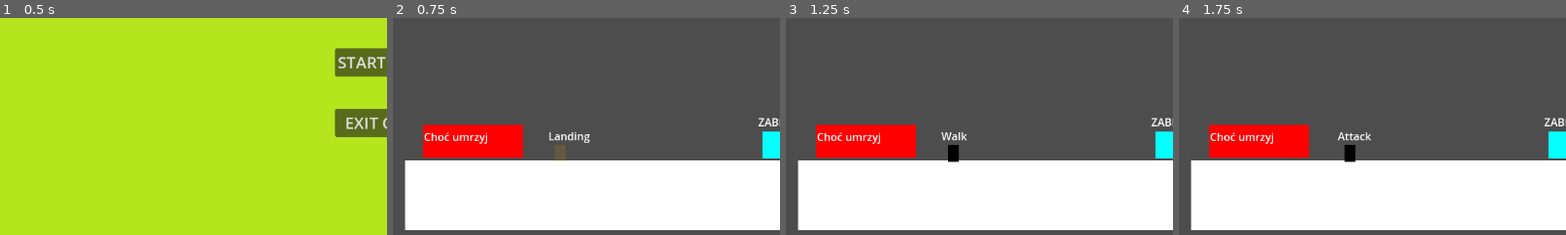
Above: before the commit, frames 1-4 (left to right).
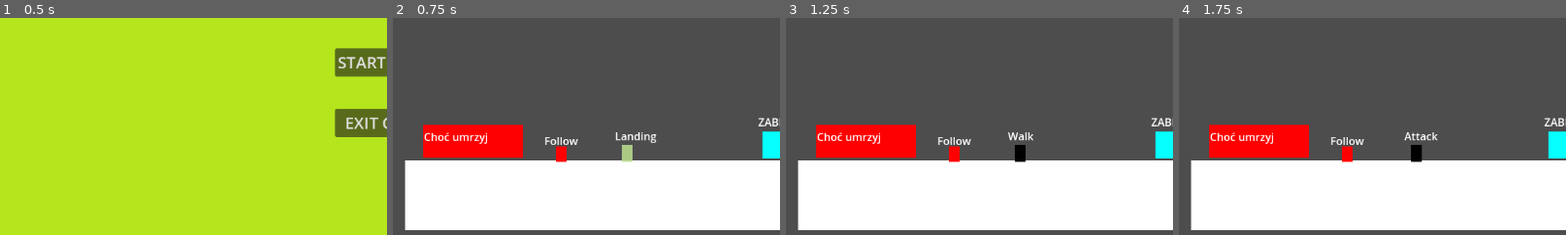
Above: after the commit, the same moments.

Repository: JohnnyArachnid/GameJam2024
Game: Godot game, scene res://nodes/main/main.tscn
The game is run twice, just before and just after one commit, with the same random seed, the same clock (stepped at 60 frames per second) and the same inputs.
Inputs (mouse positions are % of the whole screen's width and height, from its top left):
- Up to frame 1 (0.5 s): no input
- Up to frame 2 (0.75 s): click "START GAME" at 0.5 s
- Up to frame 3 (1.25 s): no input
- Up to frame 4 (1.75 s): move the mouse to (72, 45) at 1.27 s; press the mouse at (72, 45) at 1.28 s; hold D (move_right) from 1.28 s (still down); tap Space (jump) at 1.52 s
The pictures show only the part of the screen within x 0-50%, y 50-100%; the shares and areas given below are measured in that part.

Frame 1 is identical in both runs. In frame 2, 1.0% of the frame differs, in the area x 39-69%, y 52-67%; in frame 3, 0.9%; in frame 4, 1.0%.

Commit message:
work on enemy

Diff:
--- a/nodes/game/CSM/CSM.gd
+++ b/nodes/game/CSM/CSM.gd
@@ -22,7 +22,7 @@
 			push_warning("Child " + child.name + " is not a State for CharacterStateMachine")
 
 func _physics_process(delta):
-	if(current_state.next_state != null):
+	if current_state.next_state != null :
 		switch_states(current_state.next_state)
 
 	current_state.state_process(delta)
--- /dev/null
+++ b/nodes/game/enemy/Air.gd
@@ -0,0 +1,10 @@
+extends State
+
+class_name EnemyAir
+
+@export var ground_state : State
+
+
+func state_process(delta):
+	if(character.is_on_floor()):
+		next_state = ground_state
--- /dev/null
+++ b/nodes/game/enemy/Attack.gd
@@ -0,0 +1,8 @@
+extends State
+
+class_name EnemyAttack
+
+@export var ground_state : State
+
+func attack_finished():
+	next_state = ground_state
--- /dev/null
+++ b/nodes/game/enemy/CharacterStateMachine.gd
@@ -0,0 +1,3 @@
+extends CSM
+
+class_name EnemyCSM
--- /dev/null
+++ b/nodes/game/enemy/Death.gd
@@ -0,0 +1,21 @@
+extends State
+
+class_name EnemyDeath
+
+# kill me
+@onready var char : CharacterBody2D = $"../.."
+
+@export var death_anim_name : String = "Death"
+
+func _ready():
+	char.die.connect(dying)
+
+func dying():
+	emit_signal("interrupt_state", self)
+	playback.travel(death_anim_name)
+	character.is_dead = true
+	character.velocity = Vector2.ZERO
+
+func dead():
+	# kill me v2
+	get_parent().get_parent().queue_free()
--- /dev/null
+++ b/nodes/game/enemy/Detection.gd
@@ -0,0 +1 @@
+extends Area2D
--- /dev/null
+++ b/nodes/game/enemy/Follow.gd
@@ -0,0 +1,29 @@
+extends State
+
+class_name EnemyFollow
+
+@export var falling_animation : String = "Air"
+@export var air_state : State
+@export var ground_state : State
+
+var target : CharacterBody2D
+
+func state_process(_delta):
+	if not character.is_on_floor():
+		playback.travel(falling_animation)
+		next_state = air_state
+	else:
+		var dire = character.global_position.direction_to(target.global_position)
+		var distance = character.global_position.distance_to(target.global_position)
+		if distance - character.FOLLOW_OFFSET > character.ATTACK_MIN_DISTANCE or distance + character.FOLLOW_OFFSET < character.ATTACK_MIN_DISTANCE:
+			pass
+		elif distance > character.FOLLOW_MAX_DISTANCE:
+			next_state = ground_state
+		else:
+			character.velocity.x = dire.x * character.FOLLOW_SPEED
+			character.to_be_flipped.scale.x = character.scale.x * sign(dire.x)
+
+func _on_detection_body_entered(body):
+	if body.name == "player":
+		target = body
+		emit_signal("interrupt_state", self)
--- /dev/null
+++ b/nodes/game/enemy/Walk.gd
@@ -0,0 +1,28 @@
+extends State
+
+class_name EnemyWalk
+
+@export var walk_animation_name : String = "Walk"
+@export var falling_animation : String = "Air"
+@export var air_state : State
+@export var attack_state : State
+@export var attack_node : String = "Attack"
+
+func on_enter():
+	playback.travel(walk_animation_name)
+
+func state_process(_delta):
+	if not character.is_on_floor():
+		playback.travel(falling_animation)
+		next_state = air_state
+	else:
+		character.velocity.x = character.direction * character.WALK_SPEED
+		character.to_be_flipped.scale.x = character.scale.x * character.direction
+
+func attack():
+	next_state = attack_state
+	playback.travel(attack_node)
+
+
+func _on_timer_timeout():
+	character.direction = 1 if character.rand.randf() >= 0.5 else -1
--- /dev/null
+++ b/nodes/game/enemy/Weapon.gd
@@ -0,0 +1 @@
+extends Area2D
--- /dev/null
+++ b/nodes/game/enemy/enemy.gd
@@ -0,0 +1,42 @@
+extends CharacterBody2D
+
+signal die
+
+const WALK_SPEED = 100.0
+const FOLLOW_SPEED = 200.0
+const ATTACK_MIN_DISTANCE = 50
+const FOLLOW_MAX_DISTANCE = 300
+const FOLLOW_OFFSET = 20
+
+@export var character_state_machine : CSM
+@export var floorDetect: RayCast2D
+@export var wallDetect : RayCast2D
+@export var to_be_flipped : Node2D
+
+var gravity = ProjectSettings.get_setting("physics/2d/default_gravity")
+
+var direction : int = 1
+
+var is_dead = false
+var rand : RandomNumberGenerator = RandomNumberGenerator.new()
+
+# DEBUG WYJEB KIEDYŚ
+@onready var debug_state_label : Label = $DEBUG_STATE_LABEL
+
+func _ready():
+	rand.randomize()
+
+func _physics_process(delta):
+	#if character_state_machine.current_state is EnemyWalk and (not floorDetect.is_colliding() or wallDetect.is_colliding()):
+		#direction *= -1
+
+	if not is_on_floor():
+		velocity.y += gravity * delta
+
+	move_and_slide()
+
+	# DEBUG WYJEB KIEDYŚ
+	debug_state_label.text = character_state_machine.current_state.name
+
+func kill():
+	emit_signal("die")
--- /dev/null
+++ b/nodes/game/enemy/enemy.tscn
@@ -0,0 +1,190 @@
+[gd_scene load_steps=28 format=3 uid="uid://ctk6d6jftuli"]
+
+[ext_resource type="Script" path="res://nodes/game/enemy/enemy.gd" id="1_3e0gm"]
+[ext_resource type="Script" path="res://nodes/game/enemy/Weapon.gd" id="2_ohuto"]
+[ext_resource type="Script" path="res://nodes/game/enemy/CharacterStateMachine.gd" id="4_wumq1"]
+[ext_resource type="Script" path="res://nodes/game/enemy/Walk.gd" id="5_erox1"]
+[ext_resource type="Script" path="res://nodes/game/enemy/Follow.gd" id="6_btcq5"]
+[ext_resource type="Script" path="res://nodes/game/enemy/Death.gd" id="7_k8gxj"]
+[ext_resource type="Script" path="res://nodes/game/enemy/Attack.gd" id="8_n0xue"]
+[ext_resource type="Script" path="res://nodes/game/enemy/Air.gd" id="9_78sg5"]
+
+[sub_resource type="CapsuleShape2D" id="CapsuleShape2D_77bk4"]
+radius = 8.0
+height = 22.0
+
+[sub_resource type="RectangleShape2D" id="RectangleShape2D_l0a61"]
+size = Vector2(43, 46)
+
+[sub_resource type="RectangleShape2D" id="RectangleShape2D_c1o33"]
+size = Vector2(171, 46)
+
+[sub_resource type="Animation" id="Animation_0mnuj"]
+resource_name = "Walk"
+
+[sub_resource type="Animation" id="Animation_cg20u"]
+resource_name = "Air"
+
+[sub_resource type="Animation" id="Animation_ixnka"]
+resource_name = "Attack"
+
+[sub_resource type="Animation" id="Animation_x38wa"]
+resource_name = "Death"
+length = 0.4
+tracks/0/type = "method"
+tracks/0/imported = false
+tracks/0/enabled = true
+tracks/0/path = NodePath("CharacterStateMachine/Death")
+tracks/0/interp = 1
+tracks/0/loop_wrap = true
+tracks/0/keys = {
+"times": PackedFloat32Array(0.4),
+"transitions": PackedFloat32Array(1),
+"values": [{
+"args": [],
+"method": &"dead"
+}]
+}
+
+[sub_resource type="AnimationLibrary" id="AnimationLibrary_sbs8f"]
+_data = {
+"Air": SubResource("Animation_cg20u"),
+"Attack": SubResource("Animation_ixnka"),
+"Death": SubResource("Animation_x38wa"),
+"Walk": SubResource("Animation_0mnuj")
+}
+
+[sub_resource type="AnimationNodeAnimation" id="AnimationNodeAnimation_r7jwi"]
+animation = &"Air"
+
+[sub_resource type="AnimationNodeAnimation" id="AnimationNodeAnimation_e7pyx"]
+animation = &"Attack"
+
+[sub_resource type="AnimationNodeAnimation" id="AnimationNodeAnimation_mqphg"]
+animation = &"Death"
+
+[sub_resource type="AnimationNodeAnimation" id="AnimationNodeAnimation_ji8jj"]
+animation = &"Walk"
+
+[sub_resource type="AnimationNodeStateMachineTransition" id="AnimationNodeStateMachineTransition_mrnbc"]
+advance_mode = 2
+
+[sub_resource type="AnimationNodeStateMachineTransition" id="AnimationNodeStateMachineTransition_ffalm"]
+
+[sub_resource type="AnimationNodeStateMachineTransition" id="AnimationNodeStateMachineTransition_y1xta"]
+
+[sub_resource type="AnimationNodeStateMachineTransition" id="AnimationNodeStateMachineTransition_mnw7b"]
+
+[sub_resource type="AnimationNodeStateMachineTransition" id="AnimationNodeStateMachineTransition_bjiuf"]
+switch_mode = 2
+advance_mode = 2
+
+[sub_resource type="AnimationNodeStateMachineTransition" id="AnimationNodeStateMachineTransition_rnv8h"]
+
+[sub_resource type="AnimationNodeStateMachine" id="AnimationNodeStateMachine_207g3"]
+states/Air/node = SubResource("AnimationNodeAnimation_r7jwi")
+states/Air/position = Vector2(436, 37)
+states/Attack/node = SubResource("AnimationNodeAnimation_e7pyx")
+states/Attack/position = Vector2(436, 191)
+states/Death/node = SubResource("AnimationNodeAnimation_mqphg")
+states/Death/position = Vector2(571, 100)
+states/Walk/node = SubResource("AnimationNodeAnimation_ji8jj")
+states/Walk/position = Vector2(343, 100)
+transitions = ["Start", "Walk", SubResource("AnimationNodeStateMachineTransition_mrnbc"), "Walk", "Air", SubResource("AnimationNodeStateMachineTransition_ffalm"), "Air", "Walk", SubResource("AnimationNodeStateMachineTransition_y1xta"), "Walk", "Attack", SubResource("AnimationNodeStateMachineTransition_mnw7b"), "Attack", "Walk", SubResource("AnimationNodeStateMachineTransition_bjiuf"), "Walk", "Death", SubResource("AnimationNodeStateMachineTransition_rnv8h")]
+graph_offset = Vector2(-121, -50)
+
+[node name="enemy" type="CharacterBody2D" node_paths=PackedStringArray("character_state_machine", "floorDetect", "wallDetect", "to_be_flipped")]
+collision_layer = 12
+script = ExtResource("1_3e0gm")
+character_state_machine = NodePath("CharacterStateMachine")
+floorDetect = NodePath("Flippendo/floorDetector")
+wallDetect = NodePath("Flippendo/wallDetector")
+to_be_flipped = NodePath("Flippendo")
+
+[node name="DEBUG_STATE_LABEL" type="Label" parent="."]
+offset_left = -25.0
+offset_top = -32.0
+offset_right = 26.0
+offset_bottom = -9.0
+text = "nnnnn"
+
+[node name="CollisionShape2D" type="CollisionShape2D" parent="."]
+shape = SubResource("CapsuleShape2D_77bk4")
+
+[node name="ColorRect" type="ColorRect" parent="."]
+offset_left = -8.0
+offset_top = -12.0
+offset_right = 8.0
+offset_bottom = 11.0
+color = Color(1, 0, 0, 1)
+
+[node name="Flippendo" type="Node2D" parent="."]
+
+[node name="Weapon" type="Area2D" parent="Flippendo"]
+collision_layer = 0
+collision_mask = 2
+script = ExtResource("2_ohuto")
+
+[node name="CollisionShape2D" type="CollisionShape2D" parent="Flippendo/Weapon"]
+position = Vector2(13.5, -12)
+shape = SubResource("RectangleShape2D_l0a61")
+
+[node name="Detection" type="Area2D" parent="Flippendo"]
+collision_layer = 0
+collision_mask = 2
+
+[node name="CollisionShape2D" type="CollisionShape2D" parent="Flippendo/Detection"]
+position = Vector2(77.5, -12)
+shape = SubResource("RectangleShape2D_c1o33")
+
+[node name="floorDetector" type="RayCast2D" parent="Flippendo"]
+target_position = Vector2(20, 12)
+
+[node name="wallDetector" type="RayCast2D" parent="Flippendo"]
+target_position = Vector2(20, 0)
+
+[node name="AnimationPlayer" type="AnimationPlayer" parent="."]
+libraries = {
+"": SubResource("AnimationLibrary_sbs8f")
+}
+
+[node name="AnimationTree" type="AnimationTree" parent="."]
+libraries = {
+"": SubResource("AnimationLibrary_sbs8f")
+}
+tree_root = SubResource("AnimationNodeStateMachine_207g3")
+anim_player = NodePath("../AnimationPlayer")
+
+[node name="CharacterStateMachine" type="Node" parent="." node_paths=PackedStringArray("character", "animation_tree", "current_state")]
+script = ExtResource("4_wumq1")
+character = NodePath("..")
+animation_tree = NodePath("../AnimationTree")
+current_state = NodePath("Walk")
+
+[node name="Walk" type="Node" parent="CharacterStateMachine" node_paths=PackedStringArray("air_state", "attack_state")]
+script = ExtResource("5_erox1")
+air_state = NodePath("../Air")
+attack_state = NodePath("../Attack")
+
+[node name="Timer" type="Timer" parent="CharacterStateMachine/Walk"]
+wait_time = 0.3
+autostart = true
+
+[node name="Air" type="Node" parent="CharacterStateMachine" node_paths=PackedStringArray("ground_state")]
+script = ExtResource("9_78sg5")
+ground_state = NodePath("../Walk")
+
+[node name="Follow" type="Node" parent="CharacterStateMachine"]
+script = ExtResource("6_btcq5")
+
+[node name="Death" type="Node" parent="CharacterStateMachine"]
+script = ExtResource("7_k8gxj")
+can_move = false
+
+[node name="Attack" type="Node" parent="CharacterStateMachine" node_paths=PackedStringArray("ground_state")]
+script = ExtResource("8_n0xue")
+ground_state = NodePath("../Walk")
+can_move = false
+
+[connection signal="body_entered" from="Flippendo/Detection" to="CharacterStateMachine/Follow" method="_on_detection_body_entered"]
+[connection signal="timeout" from="CharacterStateMachine/Walk/Timer" to="CharacterStateMachine/Walk" method="_on_timer_timeout"]
--- a/nodes/game/game.tscn
+++ b/nodes/game/game.tscn
@@ -14,7 +14,7 @@
 
 [node name="player" parent="." instance=ExtResource("3_syob8")]
 light_mask = 2
-position = Vector2(249, 512)
+position = Vector2(348, 521)
 
 [node name="BlackHole" parent="." instance=ExtResource("4_gwnpj")]
 position = Vector2(840, 475)
--- a/nodes/game/lvl/lvl.tscn
+++ b/nodes/game/lvl/lvl.tscn
@@ -1,7 +1,8 @@
-[gd_scene load_steps=4 format=3 uid="uid://cn4xvx1eaogcf"]
+[gd_scene load_steps=5 format=3 uid="uid://cn4xvx1eaogcf"]
 
 [ext_resource type="PackedScene" uid="uid://b0u0c27i7rr37" path="res://nodes/game/lvl_elems/śmierć.tscn" id="1_07mt8"]
 [ext_resource type="PackedScene" uid="uid://cad0p634577l3" path="res://nodes/game/lvl_elems/do_trafienia.tscn" id="2_bbxjc"]
+[ext_resource type="PackedScene" uid="uid://ctk6d6jftuli" path="res://nodes/game/enemy/enemy.tscn" id="3_a6dqw"]
 
 [sub_resource type="RectangleShape2D" id="RectangleShape2D_y8n0r"]
 size = Vector2(1062, 103)
@@ -24,3 +25,6 @@
 collision_mask = 2
 
 [node name="DoTrafienia" parent="." instance=ExtResource("2_bbxjc")]
+
+[node name="bijNiemca" parent="." instance=ExtResource("3_a6dqw")]
+position = Vector2(233, 407)
--- a/nodes/game/player/player.gd
+++ b/nodes/game/player/player.gd
@@ -31,7 +31,7 @@
 			velocity.x = move_toward(velocity.x, 0, SPEED)
 
 		if direction != 0:
-			to_be_flipped.set_scale(Vector2(scale.x * direction, scale.y))
+			to_be_flipped.set_scale(Vector2(abs(scale.x) * direction, scale.y))
 
 	move_and_slide()
 
--- a/nodes/game/player/player.tscn
+++ b/nodes/game/player/player.tscn
@@ -140,9 +140,6 @@
 [sub_resource type="AnimationNodeAnimation" id="AnimationNodeAnimation_j1xrs"]
 animation = &"Falling"
 
-[sub_resource type="AnimationNodeAnimation" id="AnimationNodeAnimation_iaaad"]
-animation = &"Hit"
-
 [sub_resource type="AnimationNodeAnimation" id="AnimationNodeAnimation_7ur8d"]
 animation = &"JumpStart"
 
@@ -170,12 +167,6 @@
 switch_mode = 2
 advance_mode = 2
 
-[sub_resource type="AnimationNodeStateMachineTransition" id="AnimationNodeStateMachineTransition_s6vc4"]
-
-[sub_resource type="AnimationNodeStateMachineTransition" id="AnimationNodeStateMachineTransition_jrce2"]
-
-[sub_resource type="AnimationNodeStateMachineTransition" id="AnimationNodeStateMachineTransition_627n1"]
-
 [sub_resource type="AnimationNodeStateMachineTransition" id="AnimationNodeStateMachineTransition_6ejjk"]
 
 [sub_resource type="AnimationNodeStateMachineTransition" id="AnimationNodeStateMachineTransition_hoq71"]
@@ -187,17 +178,17 @@
 [sub_resource type="AnimationNodeStateMachineTransition" id="AnimationNodeStateMachineTransition_cg41t"]
 
 [sub_resource type="AnimationNodeStateMachineTransition" id="AnimationNodeStateMachineTransition_xirtx"]
+
+[sub_resource type="AnimationNodeStateMachineTransition" id="AnimationNodeStateMachineTransition_nhpsk"]
 
 [sub_resource type="AnimationNodeStateMachine" id="AnimationNodeStateMachine_wuv5l"]
 states/Attack/node = SubResource("AnimationNodeAnimation_4gvh3")
 states/Attack/position = Vector2(624, 233)
 states/Death/node = SubResource("AnimationNodeAnimation_s40gc")
-states/Death/position = Vector2(890, 151)
+states/Death/position = Vector2(794, 154)
 states/End/position = Vector2(1004, 138)
 states/Falling/node = SubResource("AnimationNodeAnimation_j1xrs")
 states/Falling/position = Vector2(624, 72)
-states/Hit/node = SubResource("AnimationNodeAnimation_iaaad")
-states/Hit/position = Vector2(764, 149)
 states/Jump/node = SubResource("AnimationNodeAnimation_7ur8d")
 states/Jump/position = Vector2(456, 62)
 states/Landing/node = SubResource("AnimationNodeAnimation_i8p6h")
@@ -207,10 +198,10 @@
 states/Start/position = Vector2(230, 138)
 states/Walk/node = SubResource("AnimationNodeAnimation_synte")
 states/Walk/position = Vector2(624, 154)
-transitions = ["Start", "Walk", SubResource("AnimationNodeSt …(302 unchanged characters)… tateMachineTransition_jj8k6"), "Walk", "Hit", SubResource("AnimationNodeStateMachineTransition_s6vc4"), "Hit", "Walk", SubResource("AnimationNodeStateMachineTransition_jrce2"), "Hit", "Death", SubResource("AnimationNodeStateMachineTransition_627n1"), "Walk", "Falling", SubResource("AnimationNodeStateMachineTransition_6ejjk"), "Jump", "Falling", SubResource("AnimationNodeStateMachineTransition_hoq71"), "NextJump", "Falling", SubResource("AnimationNodeStateMachineTransition_d2kv5"), "Falling", "Landing", SubResource("AnimationNodeStateMachineTransition_cg41t"), "Falling", "NextJump", SubResource("AnimationNodeStateMachineTransition_xirtx")]
-graph_offset = Vector2(-58, 63)
-
-[node name="CharacterBody2D" type="CharacterBody2D" node_paths=PackedStringArray("character_state_machine", "to_be_flipped")]
+transitions = ["Start", "Walk", SubResource("AnimationNodeSt …(302 unchanged characters)… tateMachineTransition_jj8k6"), "Walk", "Falling", SubResource("AnimationNodeStateMachineTransition_6ejjk"), "Jump", "Falling", SubResource("AnimationNodeStateMachineTransition_hoq71"), "NextJump", "Falling", SubResource("AnimationNodeStateMachineTransition_d2kv5"), "Falling", "Landing", SubResource("AnimationNodeStateMachineTransition_cg41t"), "Falling", "NextJump", SubResource("AnimationNodeStateMachineTransition_xirtx"), "Walk", "Death", SubResource("AnimationNodeStateMachineTransition_nhpsk")]
+graph_offset = Vector2(-57, 0)
+
+[node name="player" type="CharacterBody2D" node_paths=PackedStringArray("character_state_machine", "to_be_flipped")]
 collision_layer = 2
 
 script = ExtResource("1_ia0x1")
Not shown: 1 places in nodes/game/player/player.tscn that only renumber resources
Not shown, added: nodes/game/gam877C.tmp
Not shown, added: nodes/game/gam89FC.tmp
